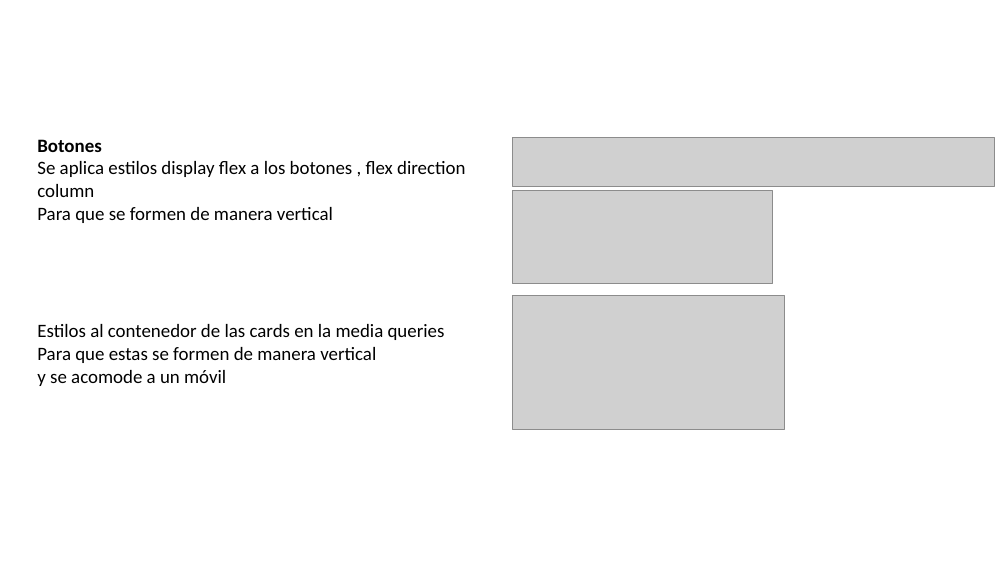
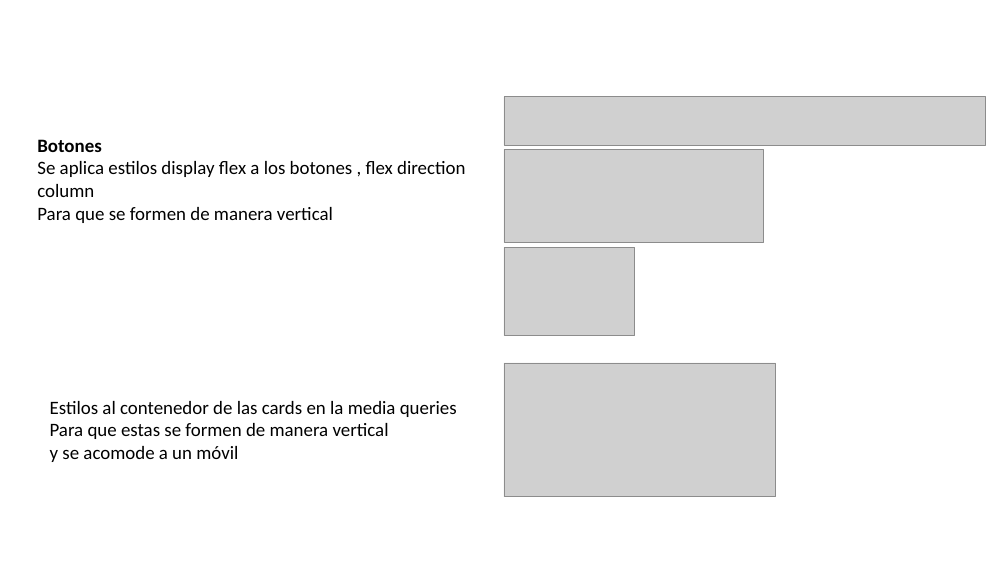
Before and after one commit to jogard24/modificarflexbox, a slide deck: slide 7 of flexbox.pptx (slide 6 before the commit). Drawn at 1008x567 pixels with LibreOffice and Linux fonts; fonts in the diff are those of the drawing; grey boxes stand for pictures; background and template pictures are left out. Boxes give left, top, right and bottom in pixels: in the first picture for what was removed or moved away, otherwise in the second. Text is boxed around its words. In the diff, an @@ line names an element or a change of style, - is before the commit and + after.

```diff
--- a/flexbox.pptx
+++ b/flexbox.pptx
@@ picture: place and size @@
-picture at bbox=[513, 138, 994, 186]
+picture at bbox=[504, 97, 986, 145]
@@ picture: place and size @@
-picture at bbox=[513, 191, 773, 284]
+picture at bbox=[504, 150, 765, 243]
@@ picture added at bbox=[504, 247, 635, 336] @@
@@ picture: place and size @@
-picture at bbox=[513, 295, 784, 429]
+picture at bbox=[504, 363, 776, 497]
@@ text "Estilos al contenedor de las ...": place and size @@
-text "Estilos al contenedor de las ..." at bbox=[37, 324, 445, 386]
+text "Estilos al contenedor de las ..." at bbox=[50, 401, 457, 462]
```
Also in this commit, not shown: 2 other slides changed, 2 slides added.
